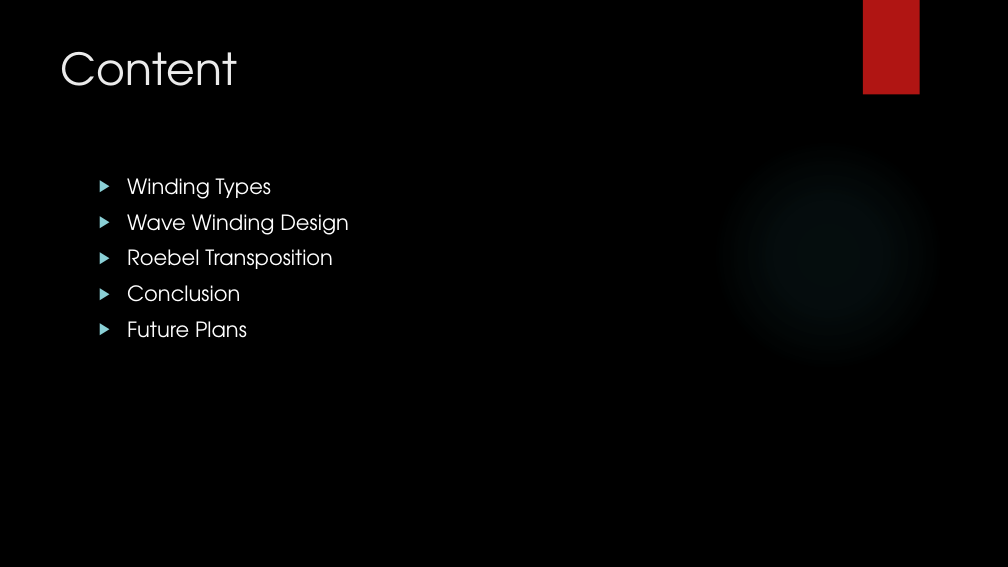
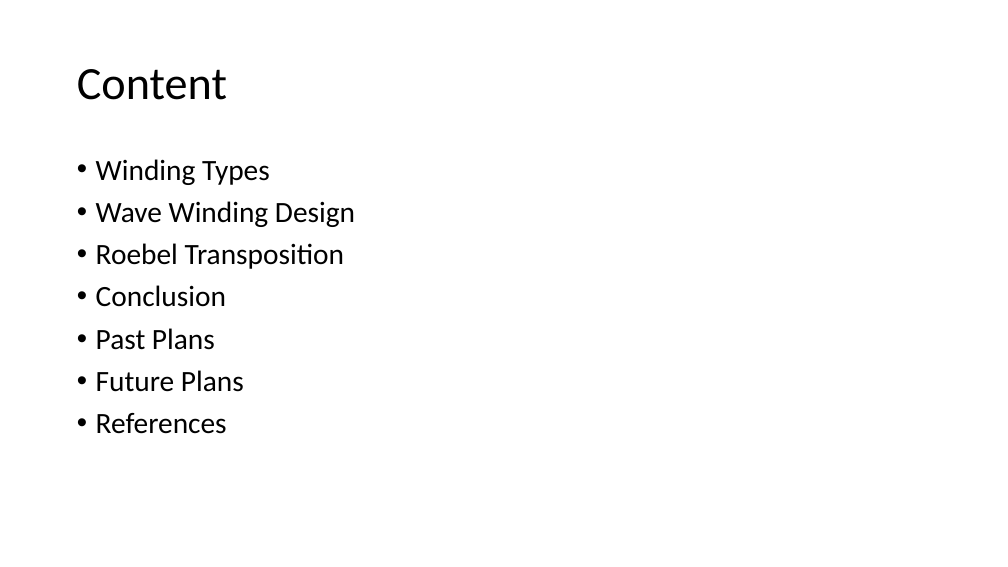
Before and after one commit to sametyakut/Studies, a slide deck: slide 2 of Presentations/Keysani_Sunum_Winding_Design_2023_03_08.pptx. Drawn at 1008x567 pixels with LibreOffice and Linux fonts; fonts in the diff are those of the drawing; background and template pictures are left out. Boxes give left, top, right and bottom in pixels: in the first picture for what was removed or moved away, otherwise in the second. Text is boxed around its words. In the diff, an @@ line names an element or a change of style, - is before the commit and + after.

```diff
--- a/Presentations/Keysani_Sunum_Winding_Design_2023_03_08.pptx
+++ b/Presentations/Keysani_Sunum_Winding_Design_2023_03_08.pptx
@@ background picture (left out) to #FFFFFF @@
@@ rectangle removed at (x1=863, y1=0, x2=920, y2=95) @@
@@ title "Content" moved from (x1=61, y1=52, x2=237, y2=86) to (x1=77, y1=69, x2=227, y2=100) @@
@@ title "Content" at (x1=77, y1=69, x2=227, y2=100): size 42 to 44 pt, font TeX Gyre Adventor to Calibri, text colour #EBEBEB to #000000; line spacing 1 to 0.9; vertical alignment top to middle @@
@@ ellipse removed at (x1=712, y1=138, x2=944, y2=371) @@
@@ text "Winding Types" moved from (x1=127, y1=178, x2=349, y2=338) to (x1=96, y1=159, x2=355, y2=434) @@
@@ text at (x1=96, y1=159, x2=355, y2=392): size 20 to 28 pt, font TeX Gyre Adventor to Calibri, text colour #FFFFFF to #000000 in "Winding Types", "Wave Winding Design", "Roebel Transposition", "Conclusion" and 1 more places; bullet ▶ to •; line spacing 1 to 0.9 @@
@@ text at (x1=96, y1=328, x2=215, y2=350): paragraph added @@
+• Past Plans
@@ text at (x1=96, y1=413, x2=227, y2=434): paragraph added @@
+• References
```
Also in this commit, not shown: 10 other slides changed, 10 slides added, 1 slide removed.
